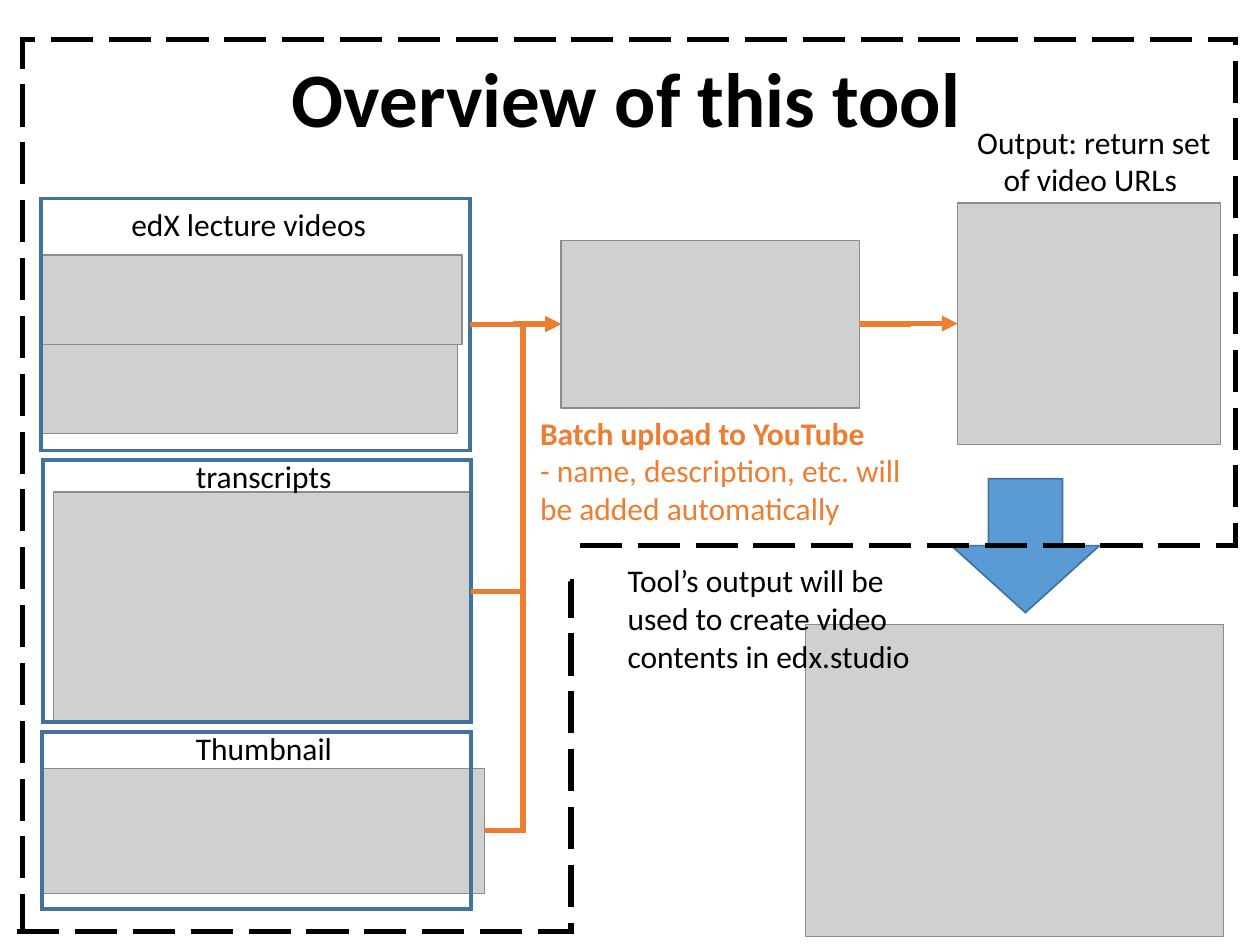
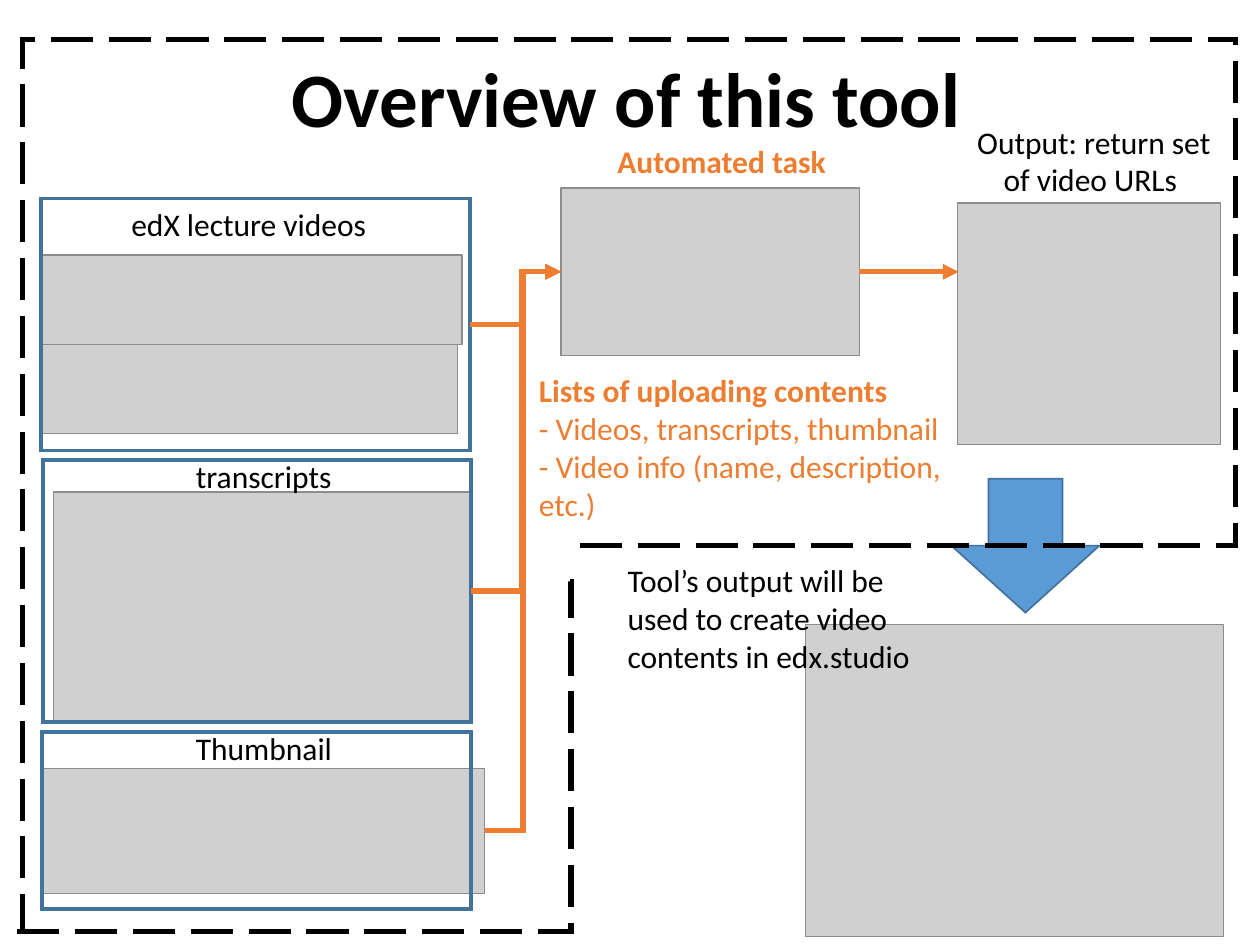
Before and after one commit to KeNopphon/edx-YouTube-video-uploading-tool, a slide deck: slide 4 of youtube_uploading_tool.pptx. Drawn at 1260x945 pixels with LibreOffice and Linux fonts; fonts in the diff are those of the drawing; grey boxes stand for pictures. Boxes give left, top, right and bottom in pixels: in the first picture for what was removed or moved away, otherwise in the second. Text is boxed around its words. In the diff, an @@ line names an element or a change of style, - is before the commit and + after.

```diff
--- a/youtube_uploading_tool.pptx
+++ b/youtube_uploading_tool.pptx
@@ text added at box(617, 151, 826, 174), 18 pt, text #ED7D31, bold @@
+Automated task
@@ picture: place and size @@
-picture at box(561, 241, 859, 408)
+picture at box(561, 188, 859, 355)
@@ elbow arrow moved from (470, 325) - (561, 324) to (470, 325) - (561, 272) @@
@@ elbow arrow moved from (471, 591) - (561, 324) to (471, 591) - (561, 272) @@
@@ elbow arrow moved from (485, 830) - (561, 324) to (485, 830) - (561, 272) @@
@@ arrow added from (859, 272) to (959, 272), #ED7D31 3 pt @@
@@ elbow arrow removed from (859, 324) to (958, 324) @@
@@ text at box(539, 380, 941, 520): text changed @@
-Batch upload to YouTube
-- name, description, etc. will be added automatically
+Lists of uploading contents
+- Videos, transcripts, thumbnail
+- Video info (name, description, etc.)
```
Also in this commit, not shown: 1 other file.
